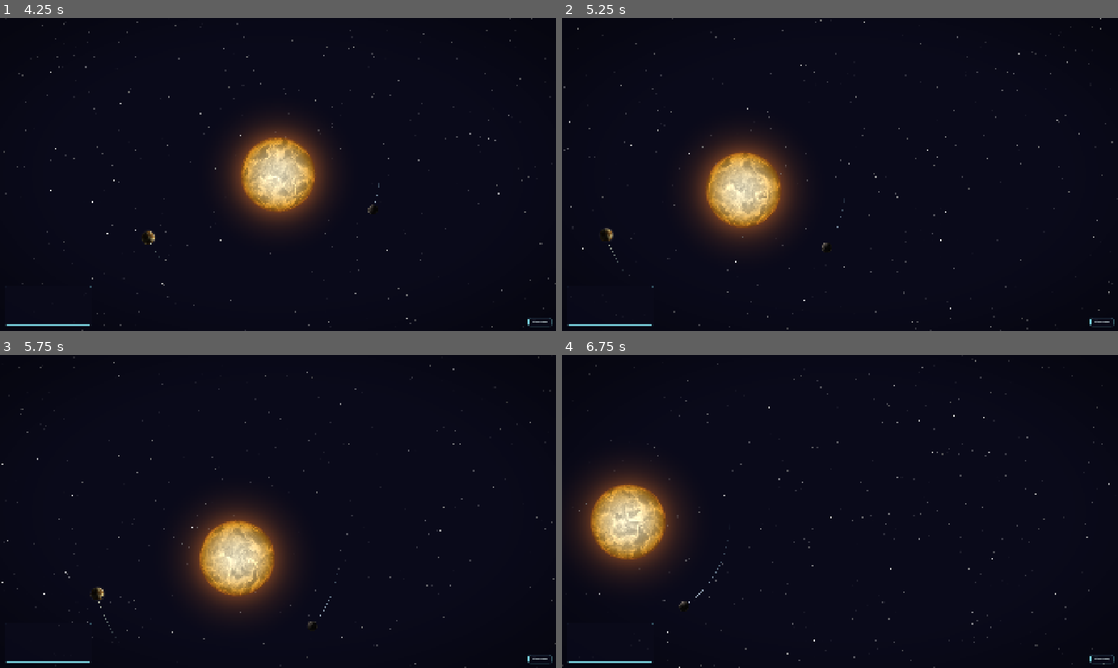
Above: before the commit, frames 1-4 (two rows, left to right).
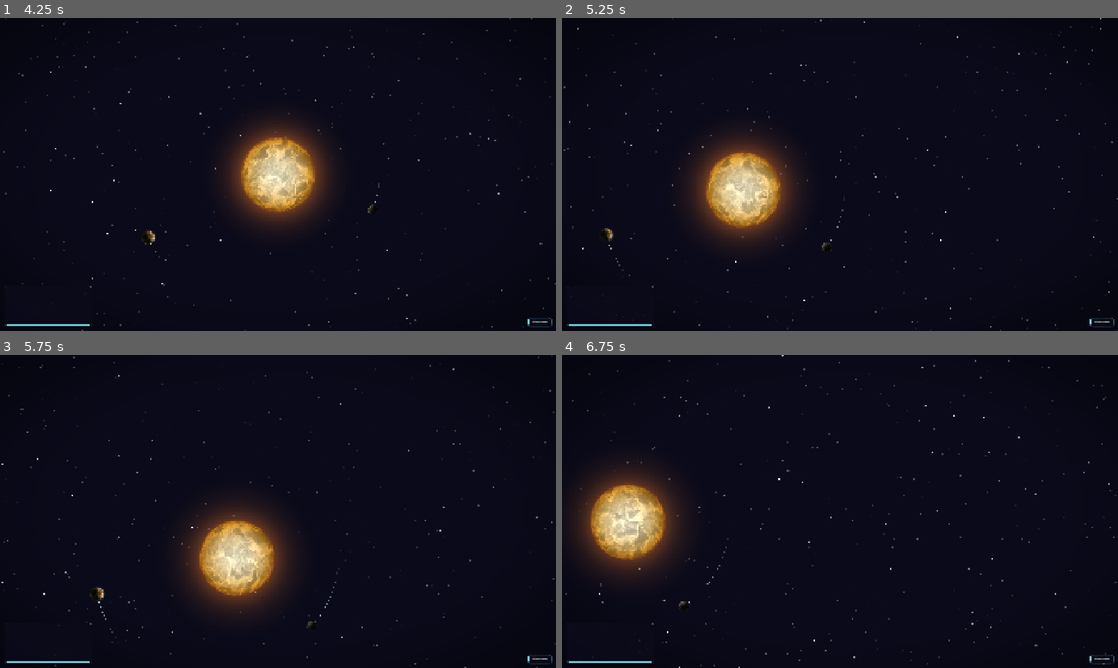
Above: after the commit, the same moments.

Repository: avantgardian/godot-space-idle
Game: Godot game, scene res://scenes/main_menu.tscn
The game is run twice, just before and just after one commit, with the same random seed, the same clock (stepped at 60 frames per second) and the same inputs.
Inputs (mouse positions are in pixels of both pictures, inside the frame that each line leads up to):
- Up to frame 1 (4.25 s): click "New Game - Sandbox" at 0.5 s; click "Pause" at 1.25 s; click "Play" at 2 s; click "Play" at 2.75 s; click "Resume" at 3.5 s
- Up to frame 2 (5.25 s): tap Enter at 4.25 s; move the mouse to (962, 158) at 4.27 s; press the mouse at (962, 158) at 4.28 s; hold Right (ship_rotate_right) 4.28-5 s; release the mouse at (962, 158) at 5 s; drag from (728, 190) to (812, 237) at 5.02 s
- Up to frame 3 (5.75 s): no input
- Up to frame 4 (6.75 s): move the mouse to (895, 442) at 5.77 s; hold Right (ship_rotate_right) 5.78-6.5 s; hold Space (toggle_ship_follow) 5.78-6.5 s; drag from (812, 574) to (673, 464) at 6.52 s

Frame 1 is identical in both runs. In frame 2, 0.2% of the frame differs, in the area x 1-100%, y 2-100%; in frame 3, 0.2%; in frame 4, 0.4%, in the area x 0-100%, y 0-100%.

Commit message:
Migrate body physics from _process to _physics_process (#187)
- orbital_body, asteroid, saturn: orbital integration + collision -> _physics_process
- spaceship, rocket: thrust/motion/homing -> _physics_process
- camera_controller: smoothing/pan/zoom -> _physics_process (removed real_delta)
- game_controller, main, progression: per-frame state push + collision sweeps -> _physics_process
- sun, spawner, impact_fx, post_process, popups, event_log: kept in _process
- Fixed tests calling ._process() on Asteroid -> ._physics_process()

Diff:
--- a/scripts/bodies/asteroid.gd
+++ b/scripts/bodies/asteroid.gd
@@ -197,7 +197,7 @@
 	visible = true
 
 
-func _process(delta):
+func _physics_process(delta):
 	if not _alive:
 		return
 
--- a/scripts/bodies/orbital_body.gd
+++ b/scripts/bodies/orbital_body.gd
@@ -163,7 +163,7 @@
 func get_gm() -> float:
 	return _gm
 
-func _process(delta):
+func _physics_process(delta):
 	if _dead:
 		return
 
--- a/scripts/bodies/saturn.gd
+++ b/scripts/bodies/saturn.gd
@@ -76,7 +76,7 @@
 	mat.set_shader_parameter("u_half_mask", half_mask)
 	return mat
 
-func _process(delta):
+func _physics_process(delta):
 	super(delta)
 	_update_ring_light(_ring_mat_back)
 	_update_ring_light(_ring_mat_front)
--- a/scripts/components/camera_controller.gd
+++ b/scripts/components/camera_controller.gd
@@ -15,18 +15,13 @@
 var _screen_shake_enabled: bool = true
 var _scroll_accum: float = 0.0
 var _follow_target: Node2D = null
-var _last_frame: int = 0
 
 func _ready():
 	process_mode = PROCESS_MODE_ALWAYS
 	zoom = Vector2(1, 1)
 	position = Vector2.ZERO
 
-func _process(delta):
-	var now := Time.get_ticks_msec()
-	var real_delta: float = (now - _last_frame) / 1000.0 if _last_frame > 0 else delta
-	_last_frame = now
-
+func _physics_process(delta):
 	var cur_zoom: float = zoom.x
 	if abs(cur_zoom - target_zoom) > 0.0001:
 		var new_zoom: float = lerp(cur_zoom, target_zoom, zoom_lerp_speed * delta)
@@ -38,7 +33,7 @@
 
 	if _follow_target:
 		if is_instance_valid(_follow_target) and not _follow_target.is_dead():
-			position = position.lerp(_follow_target.position, 3.0 * real_delta)
+			position = position.lerp(_follow_target.position, 3.0 * delta)
 		else:
 			_follow_target = null
 
@@ -53,7 +48,7 @@
 		if Input.is_action_pressed("ui_up"):
 			move.y -= 1
 		if move != Vector2.ZERO:
-			move = move.normalized() * move_speed * real_delta / zoom.x
+			move = move.normalized() * move_speed * delta / zoom.x
 			position += move
 
 	if shake_intensity > 0.0:
--- a/scripts/components/rocket.gd
+++ b/scripts/components/rocket.gd
@@ -55,7 +55,7 @@
 		1.5, 200)
 	add_child(_trail_component)
 
-func _process(delta: float) -> void:
+func _physics_process(delta: float) -> void:
 	if not _alive:
 		return
 
--- a/scripts/components/spaceship.gd
+++ b/scripts/components/spaceship.gd
@@ -50,7 +50,7 @@
 	_pos = start_pos
 	position = start_pos
 
-func _process(delta):
+func _physics_process(delta):
 	if not _alive:
 		return
 
--- a/scripts/controllers/game_controller.gd
+++ b/scripts/controllers/game_controller.gd
@@ -71,7 +71,7 @@
 	return 0.0
 
 
-func _process(_delta):
+func _physics_process(_delta):
 	_sun.mass = sun_mass
 	_spawner.sun_mass = sun_mass
 	if _collision_mgr:
--- a/scripts/controllers/main.gd
+++ b/scripts/controllers/main.gd
@@ -29,8 +29,8 @@
 	)
 
 
-func _process(delta):
-	super._process(delta)
+func _physics_process(delta):
+	super._physics_process(delta)
 	for planet in _planet_data:
 		planet.sun_mass = sun_mass
 	for i in _planet_data.size():
--- a/scripts/controllers/progression.gd
+++ b/scripts/controllers/progression.gd
@@ -180,8 +180,8 @@
 	_spaceship = %Spaceship
 
 
-func _process(delta):
-	super._process(delta)
+func _physics_process(delta):
+	super._physics_process(delta)
 	var cam_following_ship: bool = (
 		_camera.is_following() and _camera.get_follow_target() == _spaceship
 	)
--- a/tests/test_asteroid_mass_scaling.gd
+++ b/tests/test_asteroid_mass_scaling.gd
@@ -93,5 +93,5 @@
 	var a: Node2D = autofree(ASTEROID.new())
 	add_child(a)
 	a.spawn()
-	a._process(1.0)
+	a._physics_process(1.0)
 	assert_eq(a._sprite.rotation, 0.0, "sprite rotation stays zero (shader handles spin)")
--- a/tests/test_asteroid_shader.gd
+++ b/tests/test_asteroid_shader.gd
@@ -20,7 +20,7 @@
 	assert_ne(light_before.length(), 0.0, "initial light_dir is nonzero")
 
 	a.position = Vector2(100.0, 0.0)
-	a._process(0.1)
+	a._physics_process(0.1)
 	var light_after: Vector3 = a._shader_mat.get_shader_parameter("u_light_dir")
 	assert_ne(light_after, light_before, "light_dir changes when asteroid moves")
 
@@ -46,7 +46,7 @@
 	add_child(a)
 
 	a.spawn()
-	a._process(1.0)
+	a._physics_process(1.0)
 	var t1: float = a._shader_mat.get_shader_parameter("u_time")
 	assert_gt(t1, 0.0, "time advances after processing")
 
@@ -61,6 +61,6 @@
 
 	a.spawn()
 	var rot_before: float = a._sprite.rotation
-	a._process(1.0)
+	a._physics_process(1.0)
 	var rot_after: float = a._sprite.rotation
 	assert_eq(rot_after, rot_before, "sprite rotation stays zero (shader handles spin)")
